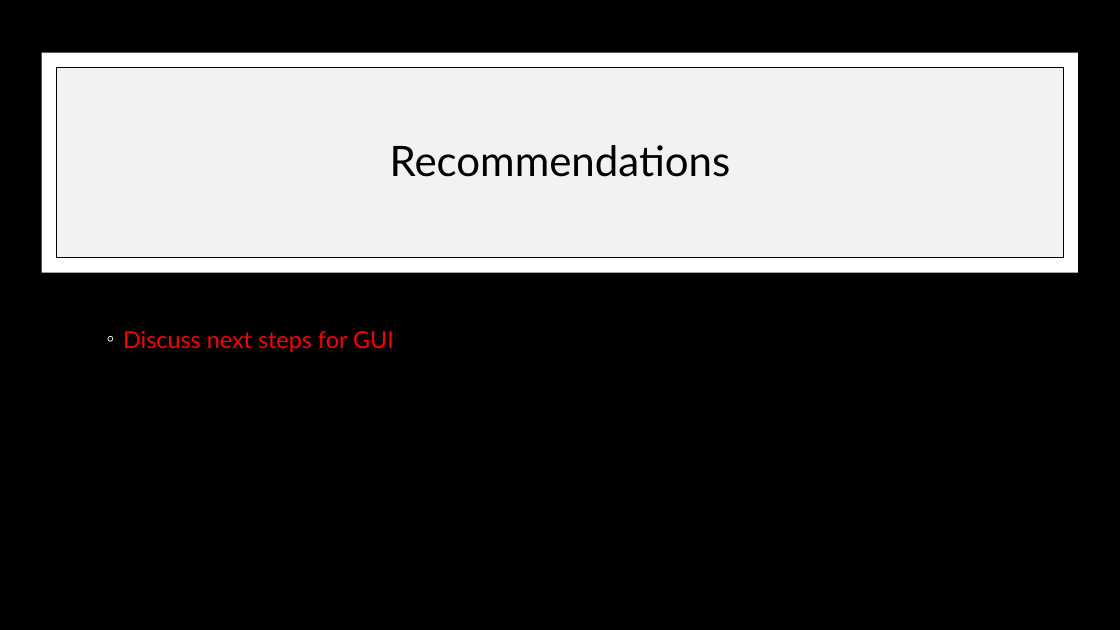
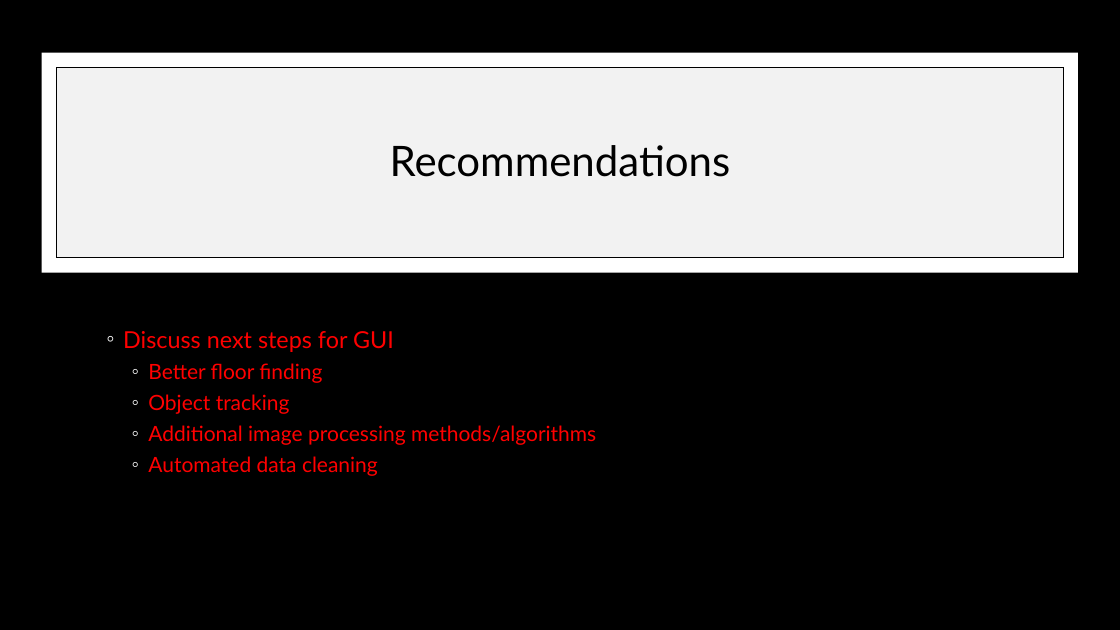
Before and after one commit to IFDL-WSU/Viscous-Droplet-Impact, a slide deck: slide 12 of Final Presentation/MECH417_Team4_FinalPresentation.pptx. Drawn at 1120x630 pixels with LibreOffice and Linux fonts; fonts in the diff are those of the drawing. Boxes give left, top, right and bottom in pixels: in the first picture for what was removed or moved away, otherwise in the second. Text is boxed around its words. In the diff, an @@ line names an element or a change of style, - is before the commit and + after.

```diff
--- a/Final Presentation/MECH417_Team4_FinalPresentation.pptx
+++ b/Final Presentation/MECH417_Team4_FinalPresentation.pptx
@@ text at (148,363,596,476): paragraphs added @@
+  ◦ Better floor finding
+  ◦ Object tracking
+  ◦ Additional image processing methods/algorithms
+  ◦ Automated data cleaning
```
Also in this commit, not shown: 5 other slides changed.
